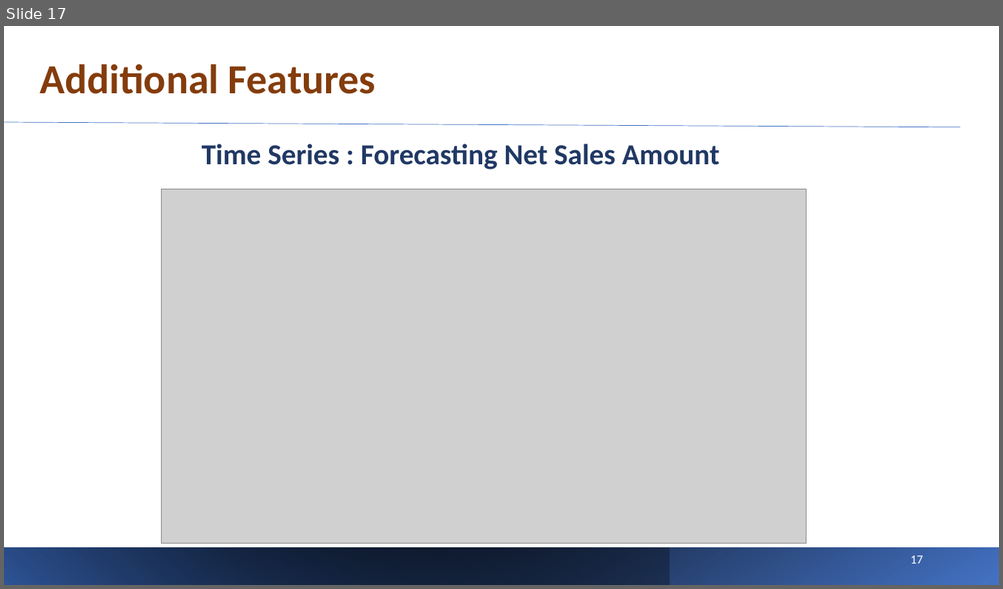
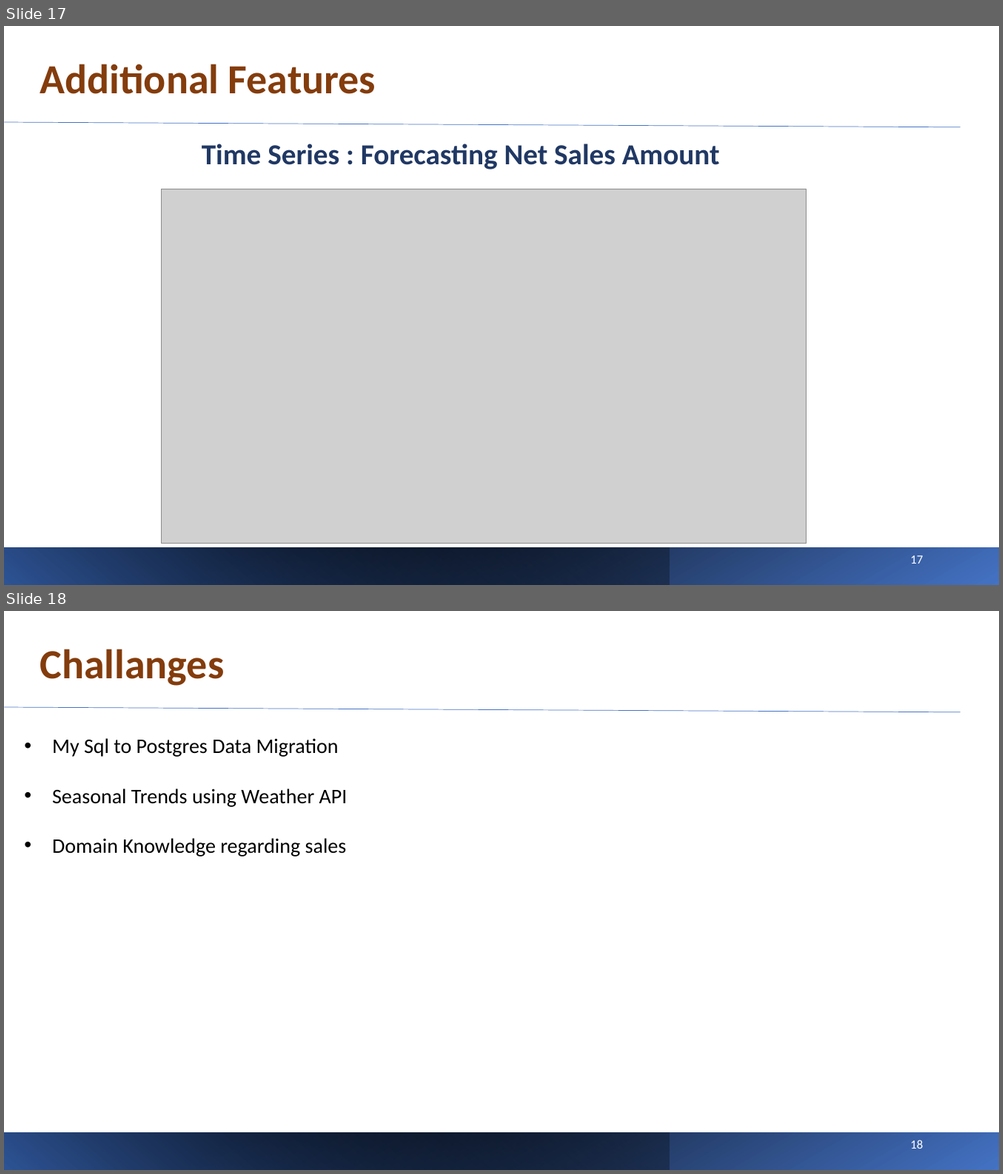
Before and after one commit to Namrata-Patel/AIM-5001, a slide deck: Final_Project/DAM - Final Project Presentation.pptx. Shown one above the other, each under a label of ours: slide 17 before the commit, slides 17 and 18 after it. The pictures are 1003x589 and 1003x1174 pixels, drawn with LibreOffice and Linux fonts; fonts in the diff are those of the drawing; grey boxes stand for pictures. Boxes give left, top, right and bottom in pixels: in the first picture for what was removed or moved away, otherwise in the second. Text is boxed around its words. In the diff, an @@ line names an element or a change of style, - is before the commit and + after.

```diff
--- a/Final_Project/DAM - Final Project Presentation.pptx
+++ b/Final_Project/DAM - Final Project Presentation.pptx
@@ slide 18 added at [4,611,999,1170], background #FFFFFF @@
@@ text added at [40,649,225,686], 40 pt, text #843C0C, bold @@
+Challanges
@@ line added from (5, 707) to (960, 712), #4472C4 0.5 pt @@
@@ text added at [52,738,347,857], 20 pt, text #000000 @@
+• My Sql to Postgres Data Migration
+• Seasonal Trends using Weather API
+• Domain Knowledge regarding sales
@@ rectangle added at [4,1133,999,1170], fill gradient #4472C4 to #000000 @@
@@ rectangle added at [4,1133,669,1170], fill gradient #000000 to #2F5597 @@
@@ text added at [910,1140,922,1149], 12 pt, text #FFFFFF @@
+18
```
Also in this commit, not shown: 12 slides changed, 1 other slide added.
